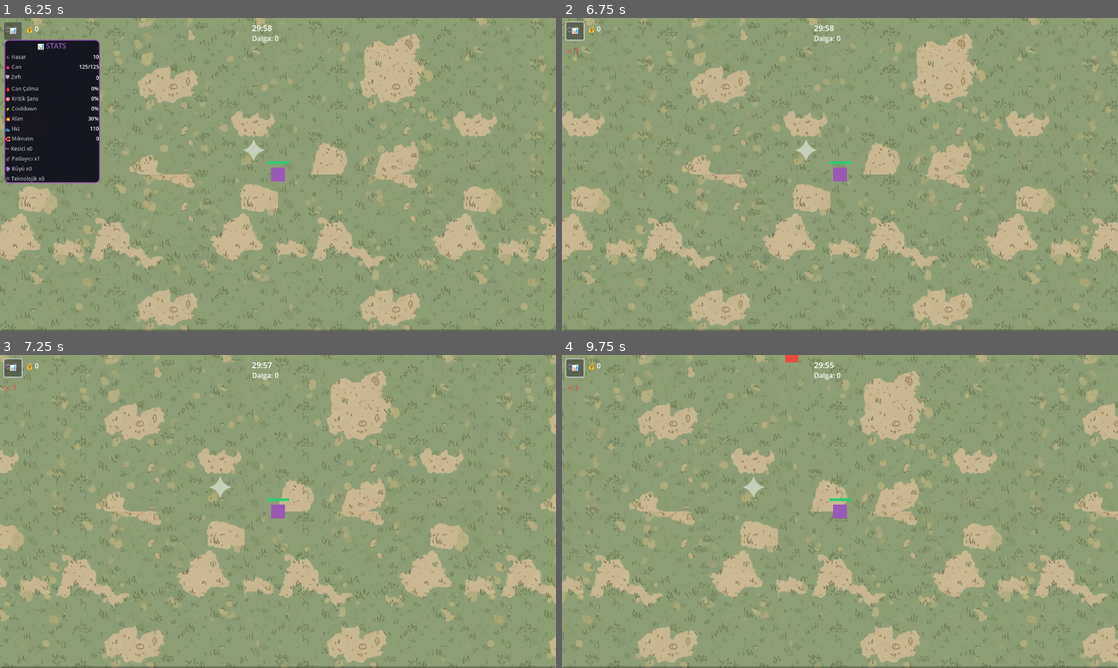
Above: before the commit, frames 1-4 (two rows, left to right).
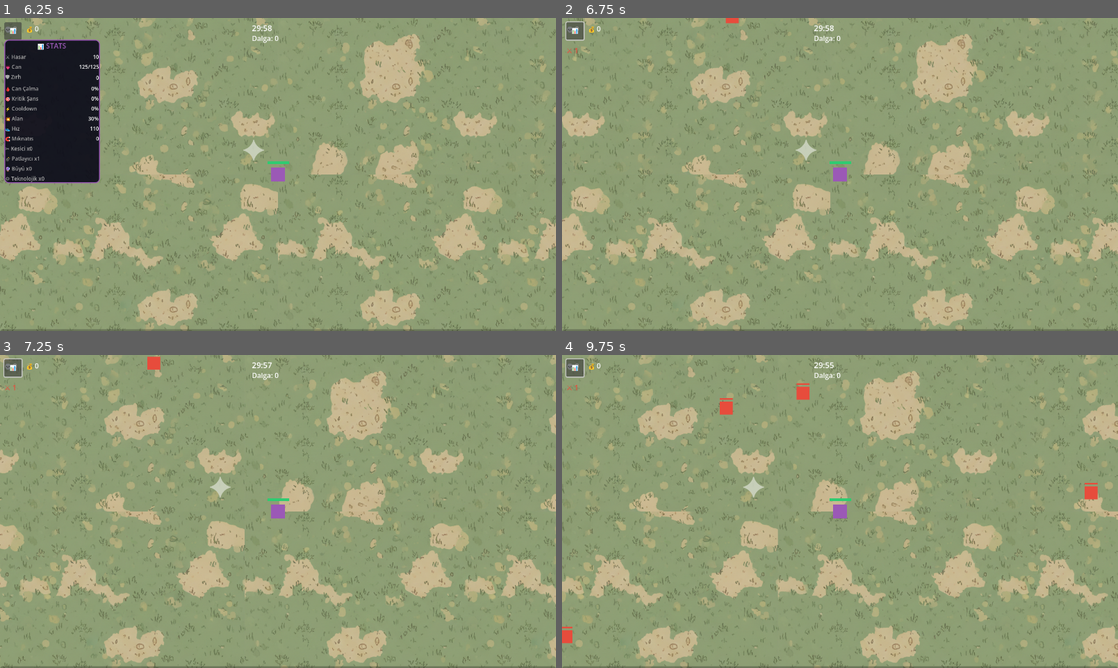
Above: after the commit, the same moments.

Repository: jegy911/survivors-clone
Game: Godot game, scene res://ui/main_menu.tscn
Two runs of this game, one before a commit and one after it. Both use one fixed random seed, a clock stepped at 60 frames per second and the inputs below. Sound files missing from this copy of the repository are replaced by a short silence.
Inputs:
- Up to frame 1 (6.25 s): click "▶ OYNA" at 0.5 s; click "Seç" at 1.25 s; click "▶ Oyna" at 2 s; click "← Geri" at 2.75 s; click "Seç" at 3.5 s; click "▶ Oyna" at 4.25 s; click "▶ Başlat" at 5 s; click "📊" at 5.75 s
- Up to frame 2 (6.75 s): tap Enter at 6.5 s; hold Right (ui_right) from 6.53 s (still down)
- Up to frame 3 (7.25 s): keep holding Right (ui_right)
- Up to frame 4 (9.75 s): release Right (ui_right) at 7.28 s; hold Down (ui_down) 7.28-8.03 s; hold Right (ui_right) 8.03-8.78 s; hold Up (ui_up) 8.78-9.53 s; hold Left (ui_left) from 9.53 s (still down)

Frame 1 is identical in both runs. In frame 2, less than 0.1% of the frame differs, in the area x 29-32%, y 0-2%; in frame 3, 0.1%; in frame 4, 0.5%, in the area x 0-97%, y 0-93%.
Error before the commit: Parse Error: Could not resolve super class inheritance from "EnemyBase". (res://enemies/enemy.gd:1)

Commit message:
Update enemy_base.gd

Diff:
--- a/enemies/enemy_base.gd
+++ b/enemies/enemy_base.gd
@@ -186,7 +186,7 @@
 		var roll = randf()
 		var xp_val = XP_VALUE
 		var orb_color = Color("#4A90E2") # mavi
-		iif roll < 0.02: # %2 kırmızı
+		if roll < 0.02: # %2 kırmızı
 			xp_val = XP_VALUE * 8
 			orb_color = Color("#E74C3C")
 		elif roll < 0.10: # %8 yeşil
